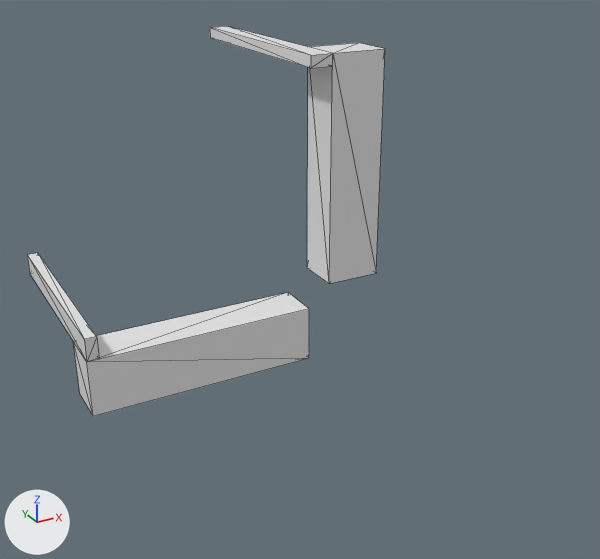
Renders of the OBJ model Data/bmc/tiles_structure/t_011.obj from each side of a commit.
Rendered twice from a 50 mm lens placed at (-0.823, -1.452, 0.752), pointed at (0.144, 0.305, -0.126). Every picture has the same lights, and +X, +Y and +Z are marked at lower left. Mesh edges are drawn as thin lines. Where no turn or scale is listed for an object, it has been applied to the vertices.

The first picture shows 't_011'.
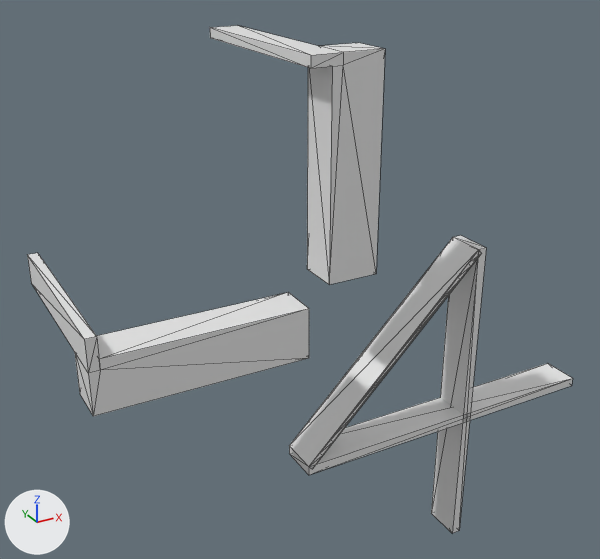
What differs and where, as boxes [x1, y1, x2, y2] in the pictures (600 x 559 px; the box of a moved part takes in the faces that stretch with it):
't_011', reshaped (52% wider, 30% taller): before [27, 26, 385, 416]; after [27, 26, 573, 533]
part 1 of me_t_011, added: after [289, 235, 573, 533]
part 2 of me_t_011, moved or reshaped: [27, 26, 385, 416] in both

Diff of the bpy script that builds the scene:
```diff
--- a/Data/bmc/tiles_structure/t_011.obj.py
+++ b/Data/bmc/tiles_structure/t_011.obj.py
@@ me_t_011 @@
 # used by ob_t_011; location = (0.0, 0.0, 0.0)
-me_t_011.from_pydata(...)  # 30 vertices, 48 faces; spans x -0.5..0.175, y 0.0..0.5, z -0.175..0.5
+me_t_011.from_pydata(...)  # 128 vertices, 244 faces; spans x -0.5..0.875, y 0.0..0.5, z -0.875..0.5
+# me_t_011 part 1: a new loose piece of 92 vertices spanning x 0.0..0.875, y 0.0..0.1, z -0.875..0.0
+# me_t_011 part 2
+# 11 vertices are removed from x -0.5..0.175, y 0.0..0.5, z -0.05..0.5
+# 41 faces are deleted
+# 1 vertex moves from x -0.5, y 0.5, z -0.05 to x -0.475, y 0.5, z -0.075
+# 17 vertices are added at x -0.5..0.175, y 0.0..0.5, z -0.075..0.5
+# 57 new faces join them
```
